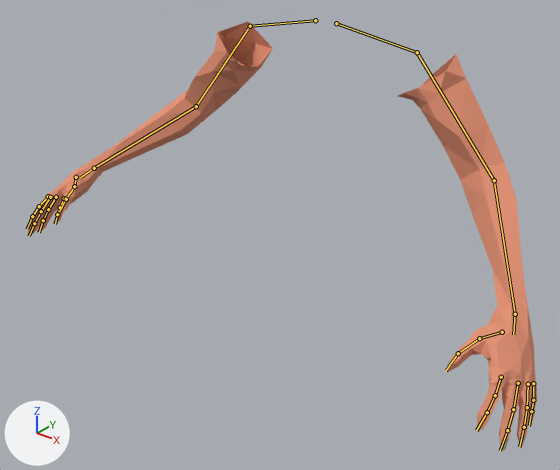
The Blender file ScoopsField/res/models/viewmodel.blend as it was, and as the next commit left it.
Rendered twice from a camera (50 mm lens) standing at (0.835, -1.204, 0.211) and looking at (0.015, -0.179, -0.425). The lights are fixed; the arrows at lower left show +X, +Y and +Z. The older version comes first. The bones that change, and the others that lie on the model, are drawn over the model as lines.

Objects in the first picture: 'Viewmodel'.
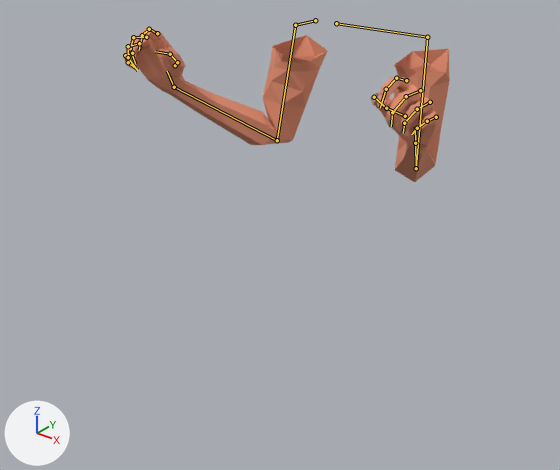
The newer file adds an action. The first version stands in its rest pose; the second is drawn at frame 0 of the action 'stagger'.

What changed in the scene script:
```text
Change bone_clavicle_l:
    where bone_clavicle_l = bpy.data.objects['Skeleton'].pose.bones['clavicle_l']  # child of 'root'
    bone_clavicle_l.rotation_euler: (0.0, 0.0, 0.0) -> (-0.663, -0.0873, 0.0873)  # degrees (0, 0, 0) -> degrees (-38, -5, 5)
Change bone_upperarm_l:
    where bone_upperarm_l = bpy.data.objects['Skeleton'].pose.bones['upperarm_l']  # child of 'clavicle_l'
    bone_upperarm_l.rotation_euler: (0.0, 0.0, 0.0) -> (-0.192, 0.157, -0.646)  # degrees (0, 0, 0) -> degrees (-11, 9, -37)
Change bone_lowerarm_l:
    where bone_lowerarm_l = bpy.data.objects['Skeleton'].pose.bones['lowerarm_l']  # child of 'upperarm_l'
    bone_lowerarm_l.rotation_euler: (0.0, 0.0, 0.0) -> (0.925, -0.314, 0.122)  # degrees (0, 0, 0) -> degrees (53, -18, 7)
Change bone_index_01_l:
    where bone_index_01_l = bpy.data.objects['Skeleton'].pose.bones['index_01_l']  # child of 'hand_l'
    bone_index_01_l.location: (0.0, 0.0, 0.0) -> (0.001, 0.003, -0.001)
    bone_index_01_l.rotation_quaternion: (1.0, 0.0, 0.0, 0.0) -> (0.952, 0.305, 0.0, 0.0)  # degrees (0, 0, 0) -> degrees (35, 0, 0)
Change bone_middle_01_l:
    where bone_middle_01_l = bpy.data.objects['Skeleton'].pose.bones['middle_01_l']  # child of 'hand_l'
    bone_middle_01_l.location: (0.0, 0.0, 0.0) -> (0.001, 0.002, 0.001)
    bone_middle_01_l.rotation_quaternion: (1.0, 0.0, 0.0, 0.0) -> (0.898, 0.408, 0.0, 0.0)  # degrees (0, 0, 0) -> degrees (49, 0, 0)
Change bone_pinky_01_l:
    where bone_pinky_01_l = bpy.data.objects['Skeleton'].pose.bones['pinky_01_l']  # child of 'hand_l'
    bone_pinky_01_l.location: (0.0, 0.0, 0.0) -> (0.0, -0.006, 0.0)
    bone_pinky_01_l.rotation_quaternion: (1.0, 0.0, 0.0, 0.0) -> (0.885, 0.394, 0.0, 0.0)  # degrees (0, 0, 0) -> degrees (48, 0, 0)
Change bone_ring_01_l:
    where bone_ring_01_l = bpy.data.objects['Skeleton'].pose.bones['ring_01_l']  # child of 'hand_l'
    bone_ring_01_l.location: (0.0, 0.0, 0.0) -> (0.0, 0.0, 0.001)
    bone_ring_01_l.rotation_quaternion: (1.0, 0.0, 0.0, 0.0) -> (0.89, 0.435, 0.0, 0.0)  # degrees (0, 0, 0) -> degrees (52, 0, 0)
Change bone_thumb_01_l:
    where bone_thumb_01_l = bpy.data.objects['Skeleton'].pose.bones['thumb_01_l']  # child of 'hand_l'
    bone_thumb_01_l.rotation_euler: (0.0, 0.0, 0.0) -> (0.0698, 0.0524, -0.14)  # degrees (0, 0, 0) -> degrees (4, 3, -8)
Change bone_thumb_02_l:
    where bone_thumb_02_l = bpy.data.objects['Skeleton'].pose.bones['thumb_02_l']  # child of 'thumb_01_l'
    bone_thumb_02_l.rotation_quaternion: (1.0, 0.0, 0.0, 0.0) -> (0.977, 0.212, 0.0, 0.0)  # degrees (0, 0, 0) -> degrees (24, 0, 0)
Change bone_clavicle_r:
    where bone_clavicle_r = bpy.data.objects['Skeleton'].pose.bones['clavicle_r']  # child of 'root'
    bone_clavicle_r.rotation_euler: (0.0, 0.0, 0.0) -> (0.0698, 0.192, -0.855)  # degrees (0, 0, 0) -> degrees (4, 11, -49)
Change bone_upperarm_r:
    where bone_upperarm_r = bpy.data.objects['Skeleton'].pose.bones['upperarm_r']  # child of 'clavicle_r'
    bone_upperarm_r.rotation_euler: (0.0, 0.0, 0.0) -> (-0.14, -0.122, 0.506)  # degrees (0, 0, 0) -> degrees (-8, -7, 29)
Change bone_lowerarm_r:
    where bone_lowerarm_r = bpy.data.objects['Skeleton'].pose.bones['lowerarm_r']  # child of 'upperarm_r'
    bone_lowerarm_r.rotation_euler: (0.0, 0.0, 0.0) -> (1.047, 0.384, -0.14)  # degrees (0, 0, 0) -> degrees (60, 22, -8)
Change bone_index_01_r:
    where bone_index_01_r = bpy.data.objects['Skeleton'].pose.bones['index_01_r']  # child of 'hand_r'
    bone_index_01_r.rotation_quaternion: (1.0, 0.0, 0.0, 0.0) -> (0.904, 0.252, 0.0, 0.0)  # degrees (0, 0, 0) -> degrees (31, 0, 0)
Change bone_middle_01_r:
    where bone_middle_01_r = bpy.data.objects['Skeleton'].pose.bones['middle_01_r']  # child of 'hand_r'
    bone_middle_01_r.rotation_quaternion: (1.0, 0.0, 0.0, 0.0) -> (0.905, 0.339, 0.0, 0.0)  # degrees (0, 0, 0) -> degrees (41, 0, 0)
Change bone_pinky_01_r:
    where bone_pinky_01_r = bpy.data.objects['Skeleton'].pose.bones['pinky_01_r']  # child of 'hand_r'
    bone_pinky_01_r.rotation_quaternion: (1.0, 0.0, 0.0, 0.0) -> (0.892, 0.424, 0.0, 0.0)  # degrees (0, 0, 0) -> degrees (51, 0, 0)
Change bone_ring_01_r:
    where bone_ring_01_r = bpy.data.objects['Skeleton'].pose.bones['ring_01_r']  # child of 'hand_r'
    bone_ring_01_r.rotation_quaternion: (1.0, 0.0, 0.0, 0.0) -> (0.897, 0.396, 0.0, 0.0)  # degrees (0, 0, 0) -> degrees (48, 0, 0)
Change bone_thumb_02_r:
    where bone_thumb_02_r = bpy.data.objects['Skeleton'].pose.bones['thumb_02_r']  # child of 'thumb_01_r'
    bone_thumb_02_r.rotation_quaternion: (1.0, 0.0, 0.0, 0.0) -> (0.958, 0.178, 0.0, 0.0)  # degrees (0, 0, 0) -> degrees (21, 0, 0)
Change bone_hand_ik_l:
    where bone_hand_ik_l = bpy.data.objects['Skeleton'].pose.bones['hand_ik_l']  # child of 'root'
    bone_hand_ik_l.location: (0.0, 0.0, 0.0) -> (-0.144, -0.231, 0.156)
    bone_hand_ik_l.rotation_quaternion: (1.0, 0.0, 0.0, 0.0) -> (0.699, -0.153, 0.031, 0.697)  # degrees (0, 0, 0) -> degrees (-10, 15, 89)
Change bone_hand_ik_r:
    where bone_hand_ik_r = bpy.data.objects['Skeleton'].pose.bones['hand_ik_r']  # child of 'root'
    bone_hand_ik_r.location: (0.0, 0.0, 0.0) -> (0.144, -0.216, 0.116)
    bone_hand_ik_r.rotation_quaternion: (1.0, 0.0, 0.0, 0.0) -> (0.684, -0.123, 0.022, -0.719)  # degrees (0, 0, 0) -> degrees (-12, -8, -92)
```

Pixel boxes [x1, y1, x2, y2] of what changed, in the pictures (560 x 470 px):
'Viewmodel', posed (36% narrower, 64% shorter): before [26, 22, 537, 451]; after [124, 28, 450, 182]
bone 'clavicle_l', root to tip: before (336, 23) to (417, 52); after (336, 23) to (427, 37)
bone 'upperarm_l', root to tip: before (417, 52) to (494, 180); after (427, 37) to (416, 168)
bone 'lowerarm_l', root to tip: before (494, 180) to (515, 314); after (416, 168) to (415, 143)
bone 'index_01_l', root to tip: before (501, 377) to (495, 395); after (406, 80) to (396, 78)
bone 'middle_01_l', root to tip: before (518, 383) to (513, 409); after (420, 90) to (406, 96)
bone 'pinky_01_l', root to tip: before (533, 383) to (533, 400); after (436, 117) to (427, 121)
bone 'ring_01_l', root to tip: before (528, 384) to (527, 407); after (430, 102) to (417, 109)
bone 'thumb_01_l', root to tip: before (502, 332) to (479, 338); after (405, 116) to (386, 108)
bone 'thumb_02_l', root to tip: before (479, 338) to (458, 353); after (386, 108) to (374, 97)
bone 'clavicle_r', root to tip: before (315, 20) to (250, 26); after (315, 20) to (295, 25)
bone 'upperarm_r', root to tip: before (250, 26) to (196, 106); after (295, 25) to (277, 140)
bone 'lowerarm_r', root to tip: before (196, 106) to (94, 168); after (277, 140) to (174, 87)
bone 'index_01_r', root to tip: before (48, 196) to (39, 206); after (157, 33) to (149, 29)
bone 'middle_01_r', root to tip: before (50, 197) to (41, 211); after (146, 37) to (133, 37)
bone 'pinky_01_r', root to tip: before (64, 198) to (60, 207); after (132, 53) to (125, 55)
bone 'ring_01_r', root to tip: before (56, 197) to (48, 209); after (139, 43) to (128, 46)
bone 'thumb_02_r', root to tip: before (74, 186) to (66, 199); after (177, 62) to (170, 54)
